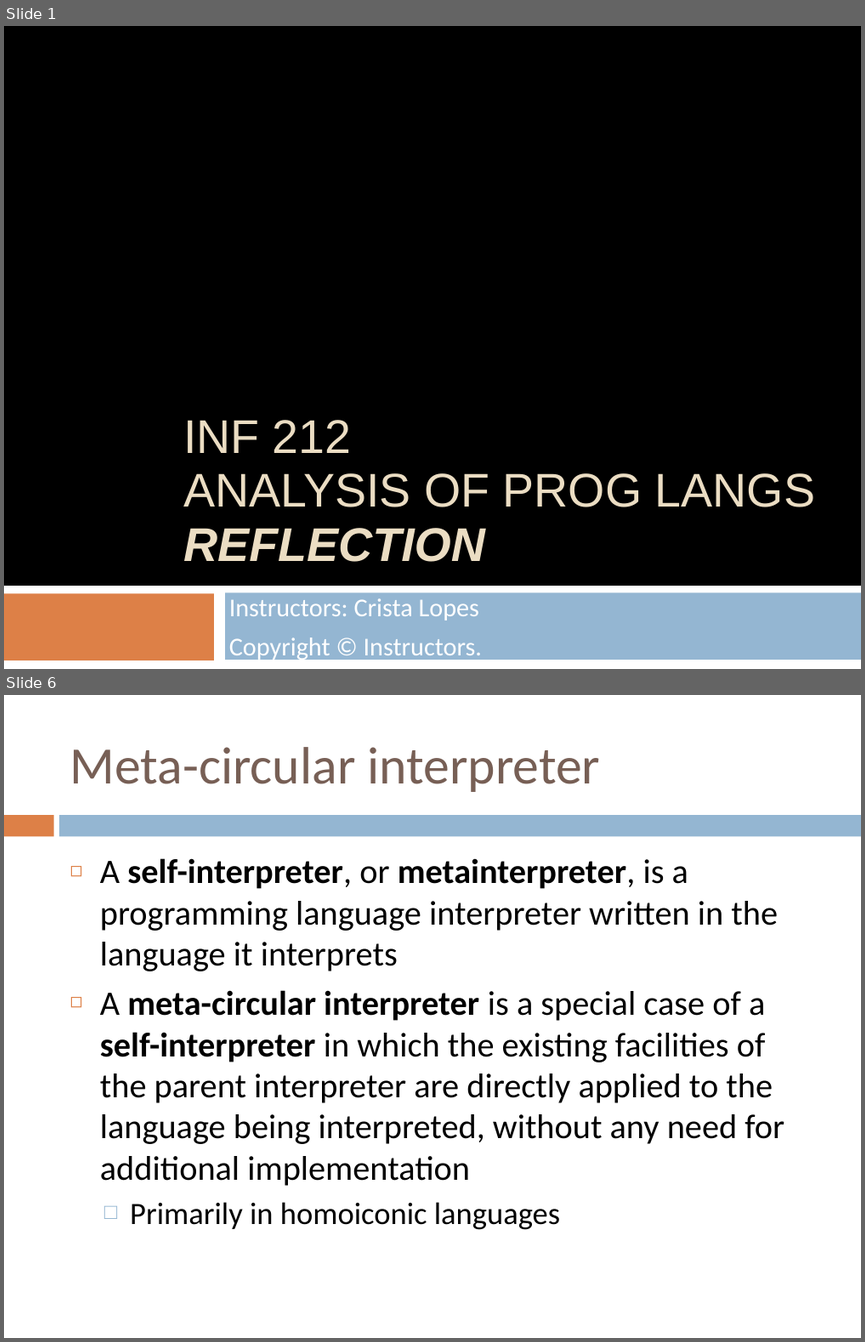
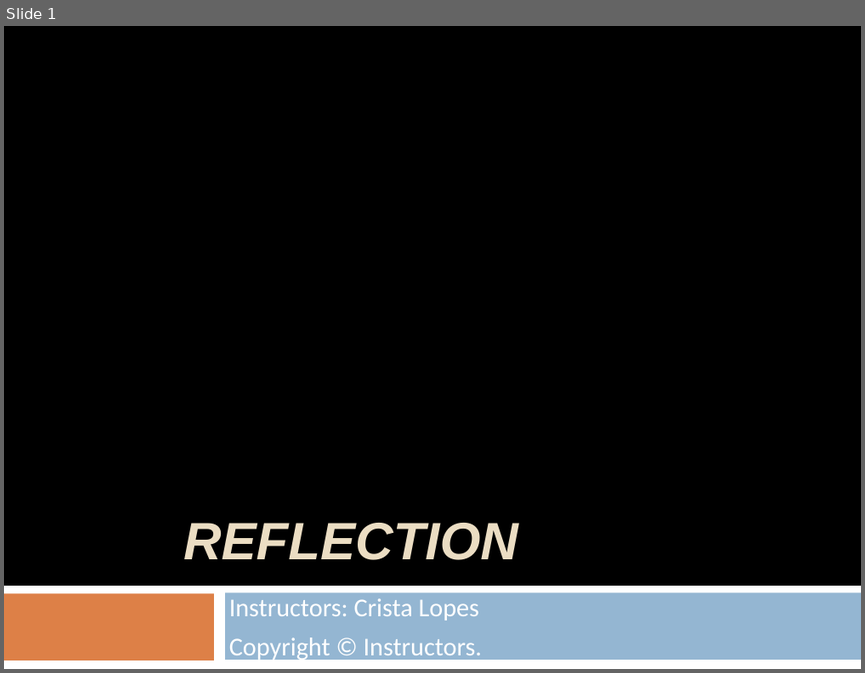
Before and after one commit to crista/EPS-slides, a slide deck: EPS-Reflection.pptx. Shown one above the other, each under a label of ours: slides 1 and 6 before the commit, slide 1 after it; the slides between them are not shown. The pictures are 865x1342 and 865x673 pixels, drawn with LibreOffice and Linux fonts; fonts in the diff are those of the drawing; background and template pictures are left out. Boxes give left, top, right and bottom in pixels: in the first picture for what was removed or moved away, otherwise in the second. Text is boxed around its words. In the diff, an @@ line names an element or a change of style, - is before the commit and + after.

```diff
--- a/EPS-Reflection.pptx
+++ b/EPS-Reflection.pptx
@@ slide 6 removed at (4,695,861,1338), background #FFFFFF @@
@@ title removed at (70,747,600,792) @@
-Meta-circular interpreter
@@ rectangle removed at (4,816,54,837) @@
@@ rectangle removed at (59,816,861,837) @@
@@ text removed at (100,858,784,1230) @@
-◻ A self-interpreter, or metainterpreter, is a programming language interpreter written in the language it interprets
-◻ A meta-circular interpreter is a special case of a self-interpreter in which the existing facilities of the parent interpreter are directly applied to the language being interpreted, without any need for additional implementation
-  □ Primarily in homoiconic languages
@@ slide 1 changed as well @@
@@ title at (183,522,518,560): text changed; size 44.1 to 49 pt; bold on; italic on @@
-INF 212
-ANALYSIS OF PROG LANGS
-REFLECTION
+REFLECTION
```
Also in this commit, not shown: 5 other slides changed, 1 slide added, 24 other slides removed, 2 other files.
